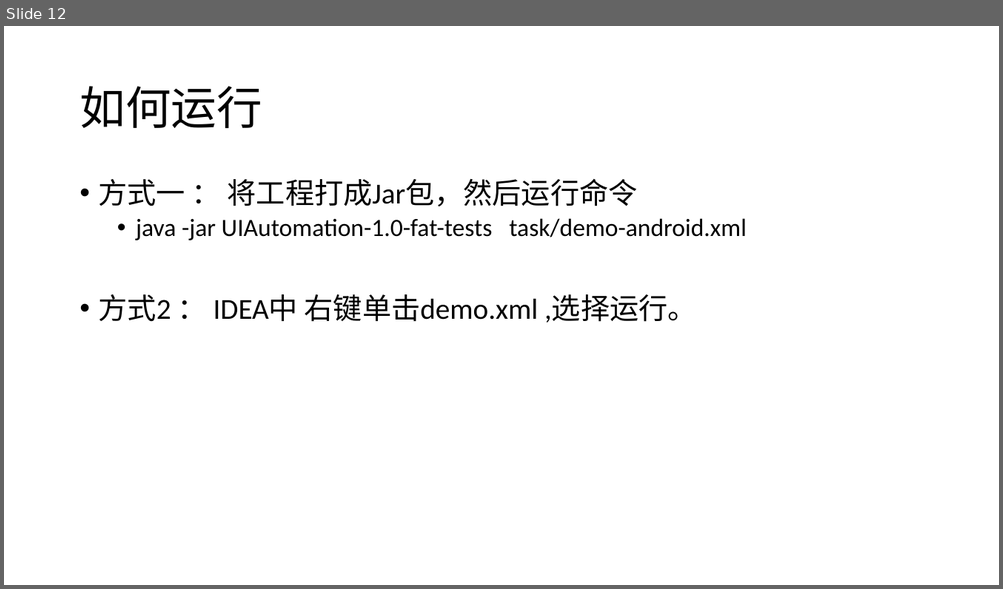
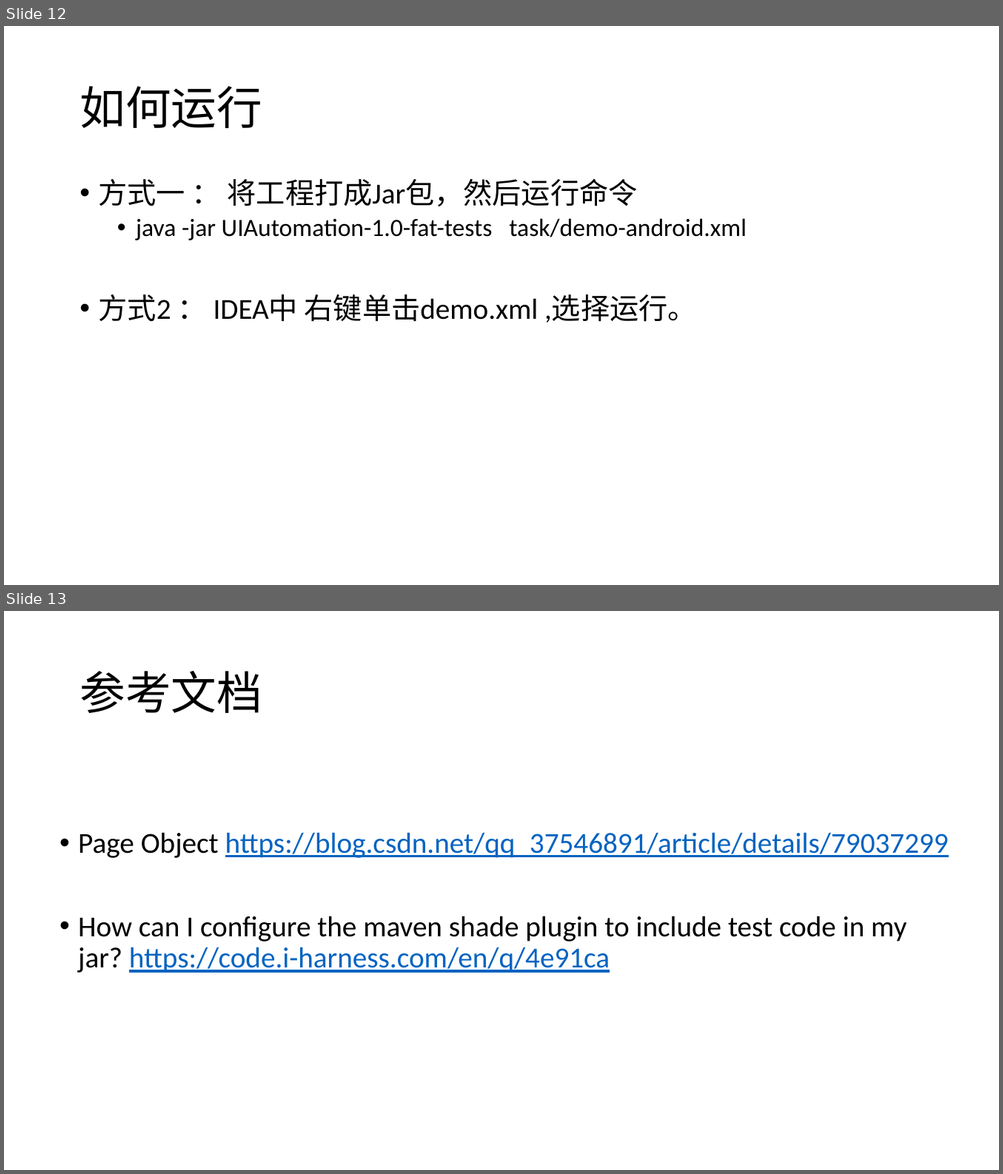
Before and after one commit to lgxqf/AppUIAutomation, a slide deck: doc/Framework-Introduction.pptx. Shown one above the other, each under a label of ours: slide 12 before the commit, slides 12 and 13 after it. The pictures are 1003x589 and 1003x1174 pixels, drawn with LibreOffice and Linux fonts; fonts in the diff are those of the drawing. Boxes give left, top, right and bottom in pixels: in the first picture for what was removed or moved away, otherwise in the second. Text is boxed around its words. In the diff, an @@ line names an element or a change of style, - is before the commit and + after.

Commit message:
update

```diff
--- a/doc/Framework-Introduction.pptx
+++ b/doc/Framework-Introduction.pptx
@@ slide 13 added at bbox=[4, 611, 999, 1170], background #FFFFFF @@
@@ title added at bbox=[79, 671, 262, 713], 44 pt, text #000000 @@
+参考文档
@@ text added at bbox=[78, 832, 948, 973], 28 pt, text #0563C1, underline @@
+• Page Object https://blog.csdn.net/qq_37546891/article/details/79037299
+• How can I configure the maven shade plugin to include test code in my jar? https://code.i-harness.com/en/q/4e91ca
```
